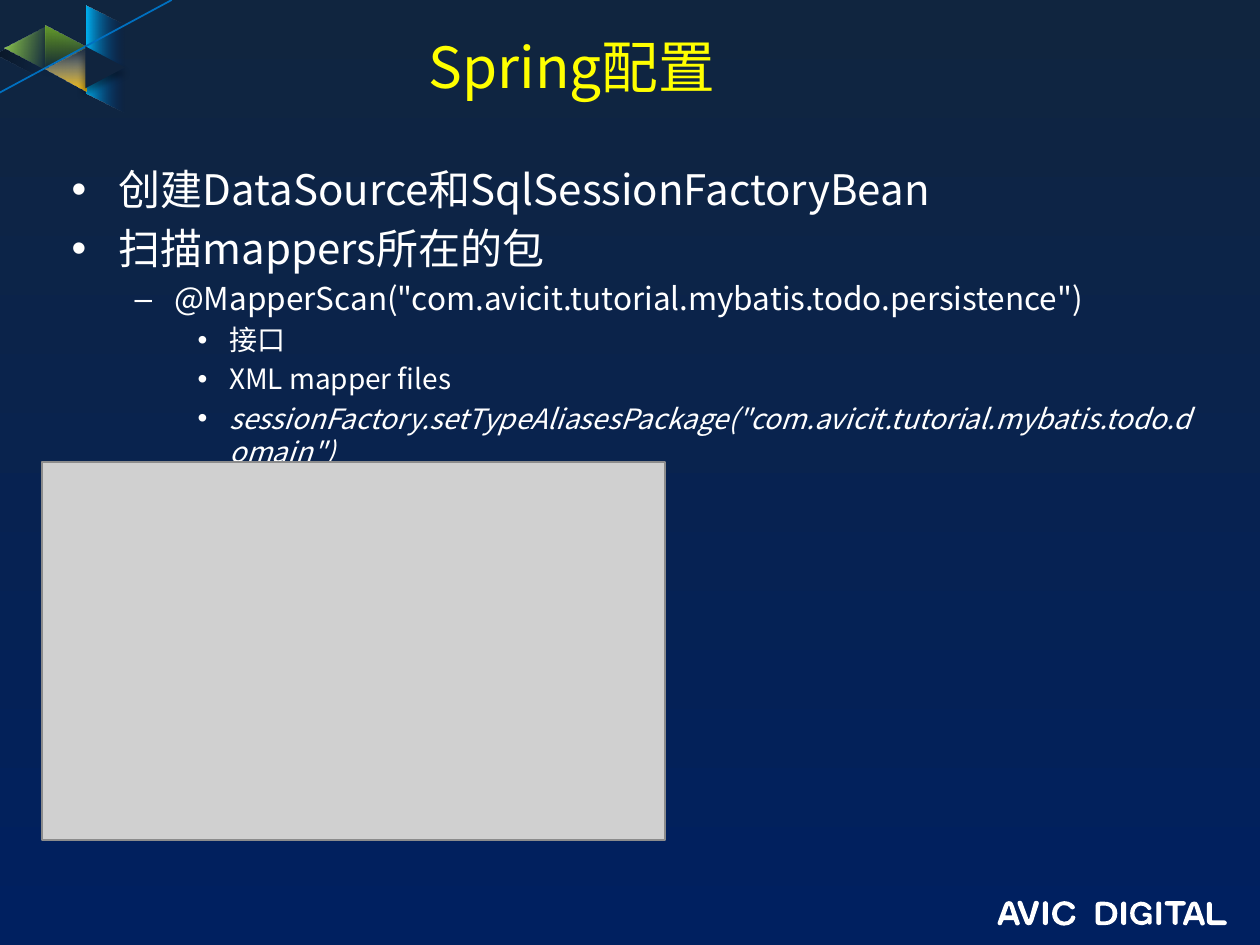
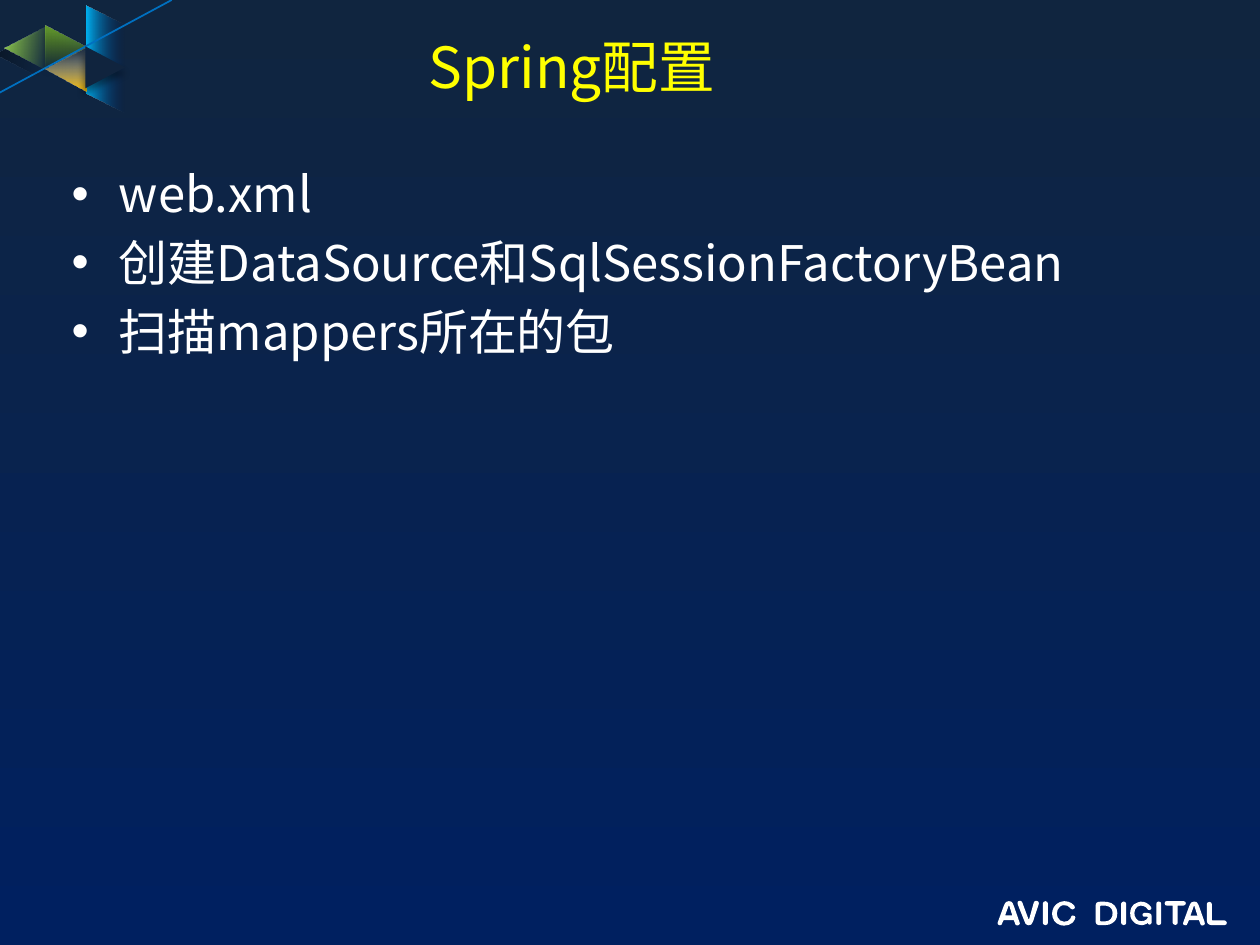
Before and after one commit to guofengzh/java-way, a slide deck: slide 14 of mybatis/docs/mybatis.pptx (slide 21 before the commit). Drawn at 1260x945 pixels with LibreOffice and Linux fonts; fonts in the diff are those of the drawing; grey boxes stand for pictures; background and template pictures are left out. Boxes give left, top, right and bottom in pixels: in the first picture for what was removed or moved away, otherwise in the second. Text is boxed around its words. In the diff, an @@ line names an element or a change of style, - is before the commit and + after.

```diff
--- a/mybatis/docs/mybatis.pptx
+++ b/mybatis/docs/mybatis.pptx
@@ text at bbox=[119, 173, 312, 213]: paragraph added @@
+• web.xml
@@ text at bbox=[119, 240, 1064, 362]: size 24 to 28 pt in "创建DataSource和SqlSessionFactoryBean", "扫描mappers所在的包" @@
@@ text at bbox=[174, 284, 1191, 436]: paragraphs removed @@
-  – @MapperScan("com.avicit.tutorial.mybatis.todo.persistence")
-    • 接口
-    • XML mapper files
-    • sessionFactory.setTypeAliasesPackage("com.avicit.tutorial.mybatis.todo.domain")
@@ picture removed at bbox=[42, 462, 664, 840] @@
```
Also in this commit, not shown: 3 other slides changed, 1 slide added, 16 slides removed, 4 other files.
